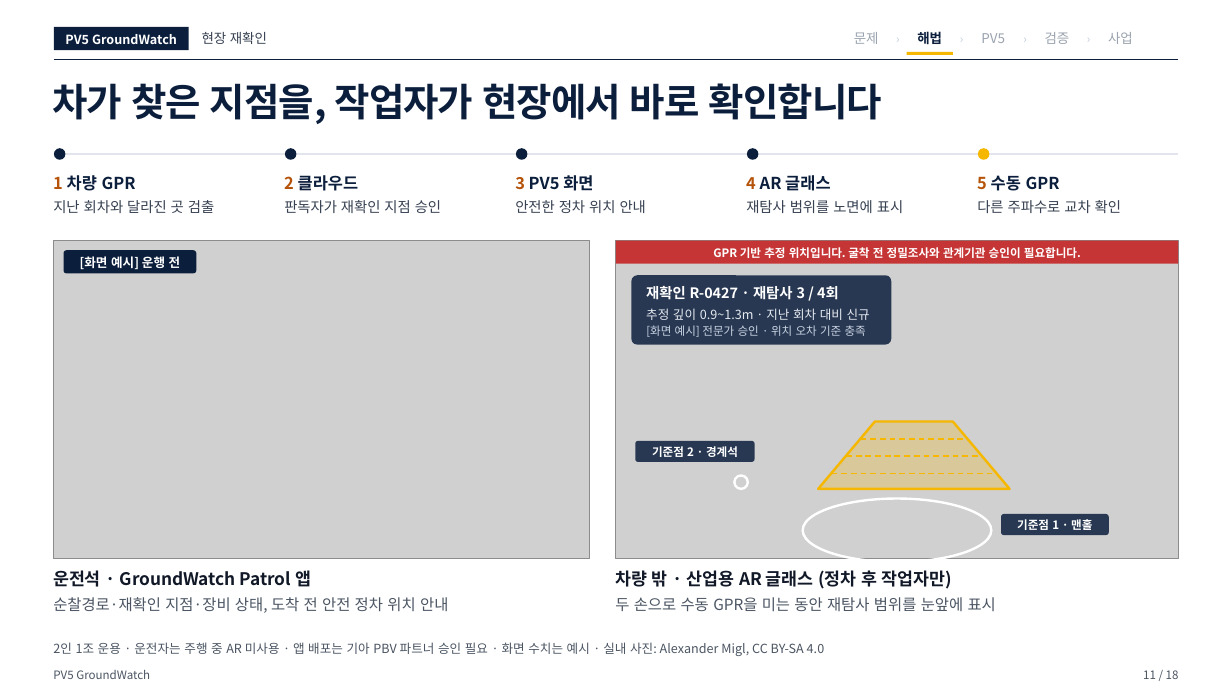
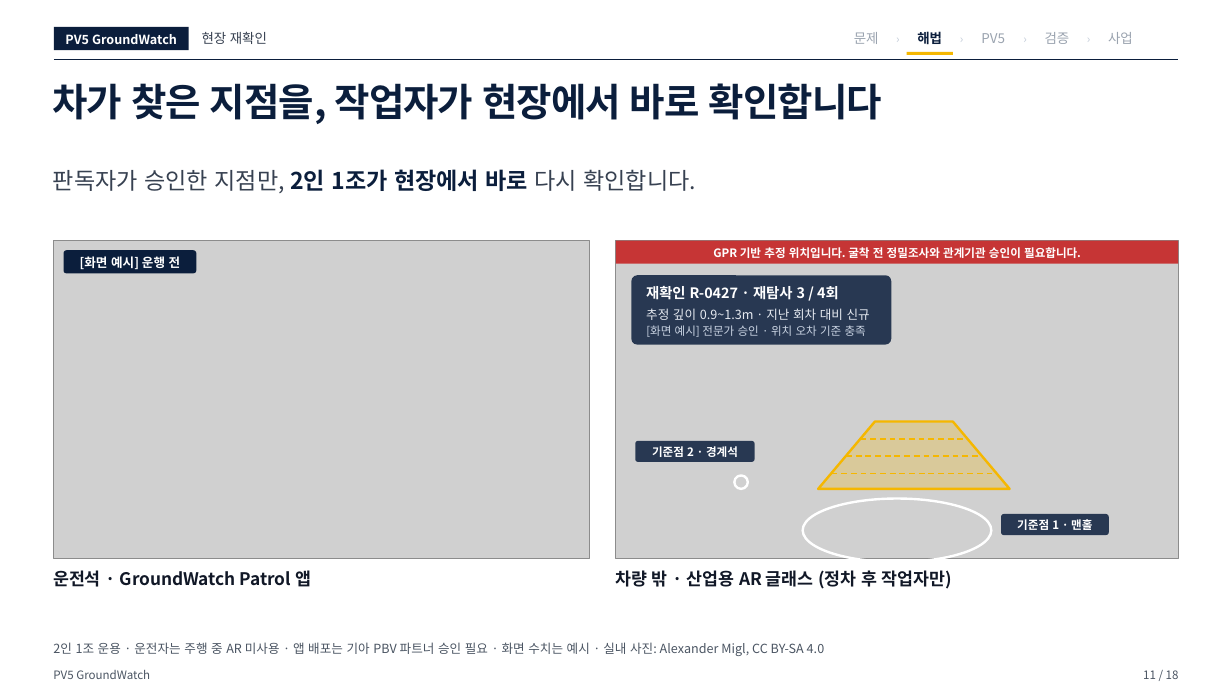
Before and after one commit to woojin-choe/pv5-hose-lab, a slide deck: slide 11 of ppt_all/PV5_GroundWatch_10_25.pptx. Drawn at 1232x693 pixels with LibreOffice and Linux fonts; fonts in the diff are those of the drawing; grey boxes stand for pictures. Boxes give left, top, right and bottom in pixels: in the first picture for what was removed or moved away, otherwise in the second. Text is boxed around its words. In the diff, an @@ line names an element or a change of style, - is before the commit and + after.

```diff
--- a/ppt_all/PV5_GroundWatch_10_25.pptx
+++ b/ppt_all/PV5_GroundWatch_10_25.pptx
@@ text added at box(53, 169, 696, 193), 18 pt, text #374151 @@
+판독자가 승인한 지점만, 2인 1조가 현장에서 바로 다시 확인합니다.
@@ group removed at box(53, 148, 1178, 213): 10 texts, 5 ellipses, 1 freeform shape @@
-1 차량 GPR
-지난 회차와 달라진 곳 검출
-2 클라우드
-판독자가 재확인 지점 승인
-3 PV5 화면
-안전한 정차 위치 안내
-4 AR 글래스
-재탐사 범위를 노면에 표시
-5 수동 GPR
-다른 주파수로 교차 확인
@@ text removed at box(53, 597, 448, 613) @@
-순찰경로·재확인 지점·장비 상태, 도착 전 안전 정차 위치 안내
@@ text removed at box(615, 597, 996, 611) @@
-두 손으로 수동 GPR을 미는 동안 재탐사 범위를 눈앞에 표시
```
Also in this commit, not shown: 12 other slides changed, 18 other files.
